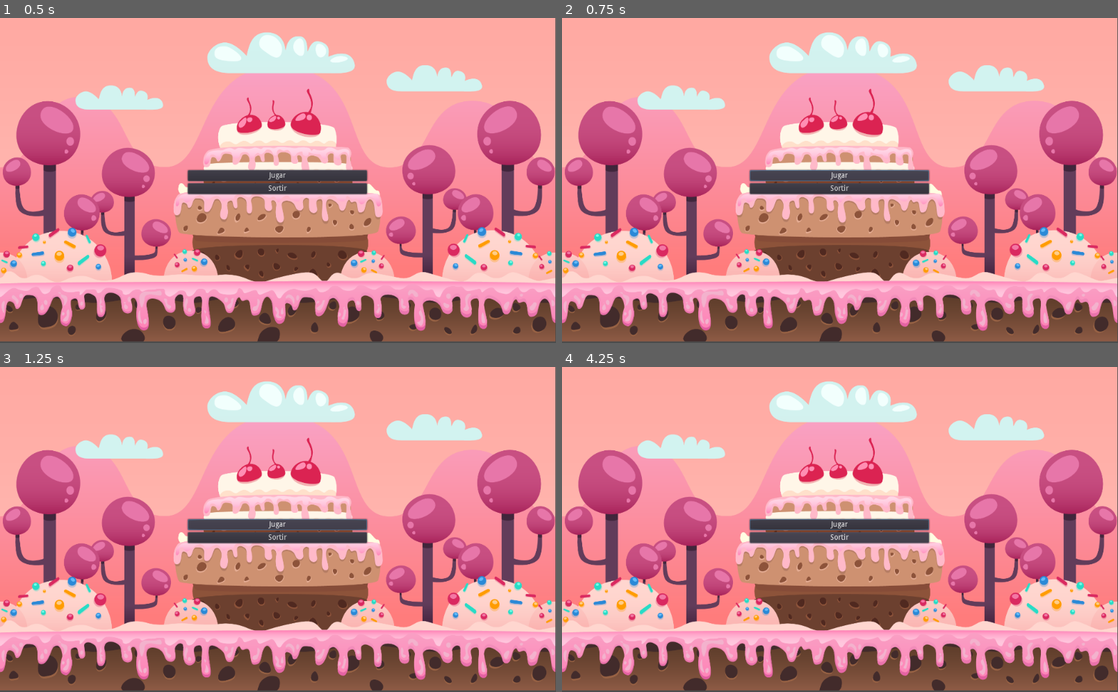
Above: before the commit, frames 1-4 (two rows, left to right).
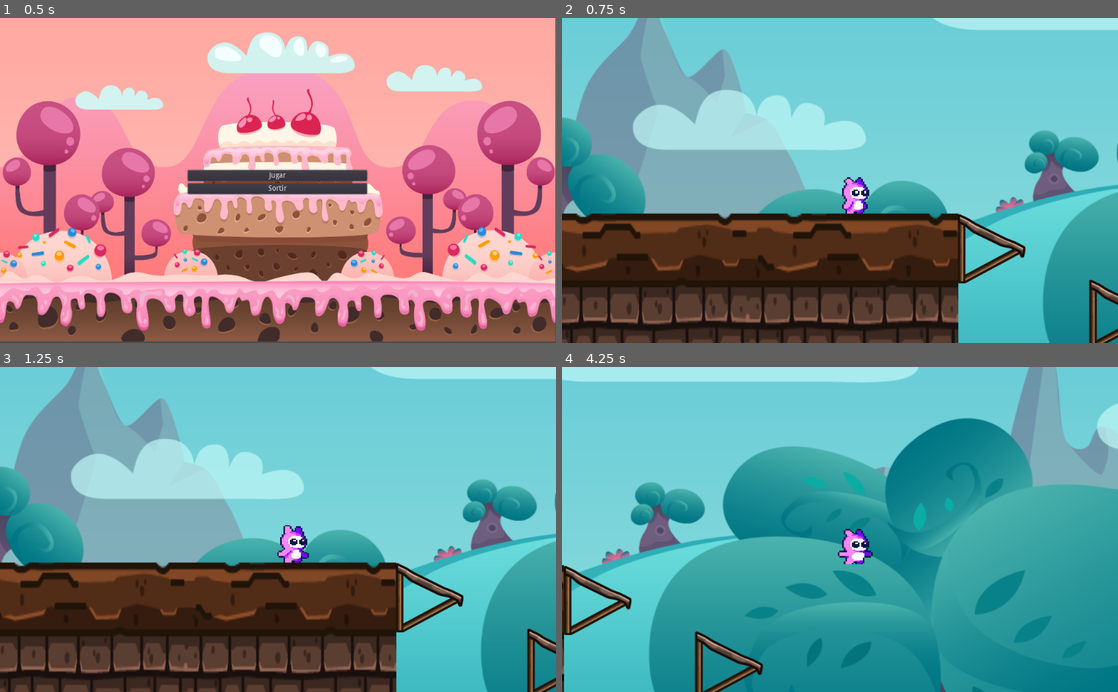
Above: after the commit, the same moments.

Repository: nelsueroo/ProgramersExito
Game: Godot game, scene res://Escenes/EscenaPrincipal.tscn
Same seed, same stepped clock (60 frames per second), same inputs: the game is played once before the commit and once after it.
Inputs (mouse positions are in pixels of both pictures, inside the frame that each line leads up to):
- Up to frame 1 (0.5 s): no input
- Up to frame 2 (0.75 s): click "Jugar" at 0.5 s
- Up to frame 3 (1.25 s): no input
- Up to frame 4 (4.25 s): click (840, 523) at 1.25 s, where only the run before the commit has a clickable "Jugar"; click (840, 536) at 2 s, where only the run before the commit has a clickable "Sortir"; hold Right (ui_right) from 2.78 s (still down); tap Space (salta) at 3.02, 3.77 s

Frame 1 is identical in both runs. In frame 2, 97% of the frame differs, in the area x 0-100%, y 0-100%; in frame 3, 97%; in frame 4, 100%.

Commit message:
Ara amb script

Diff:
--- a/Escenes/EscenaPrincipal.tscn
+++ b/Escenes/EscenaPrincipal.tscn
@@ -8,6 +8,7 @@
 margin_top = 2.0
 margin_right = 1021.0
 margin_bottom = 600.0
+script = ExtResource( 1 )
 
 [node name="ParallaxBackground" type="ParallaxBackground" parent="."]
 
Not shown: 1 places in Escenes/EscenaPrincipal.tscn that only renumber resources
